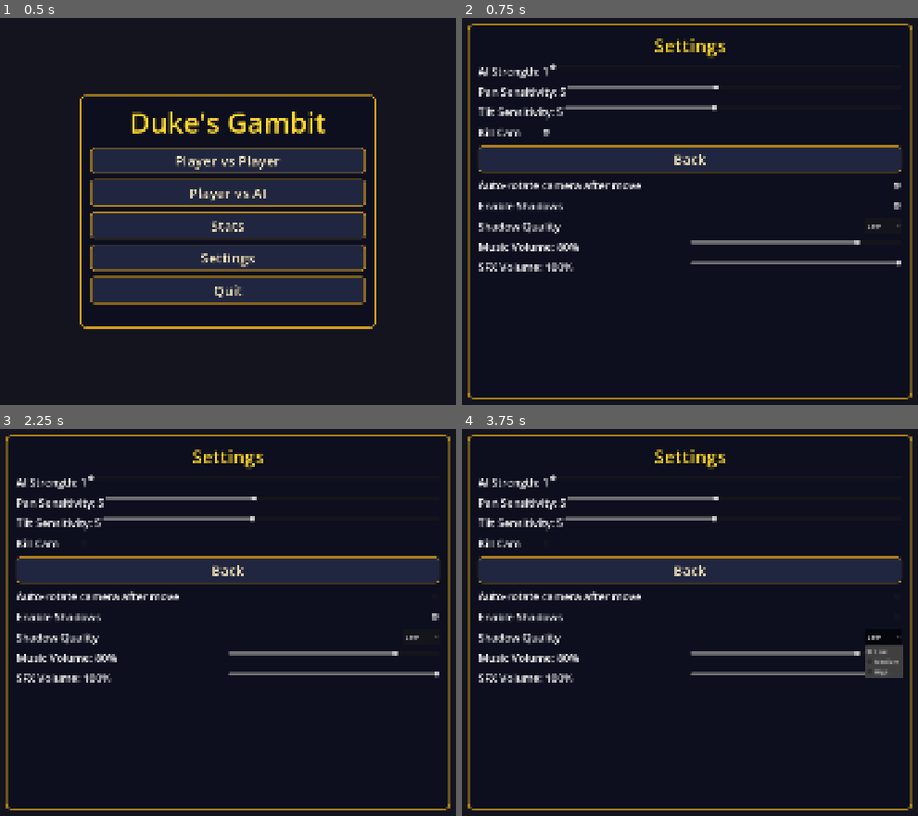
Above: before the commit, frames 1-4 (two rows, left to right).
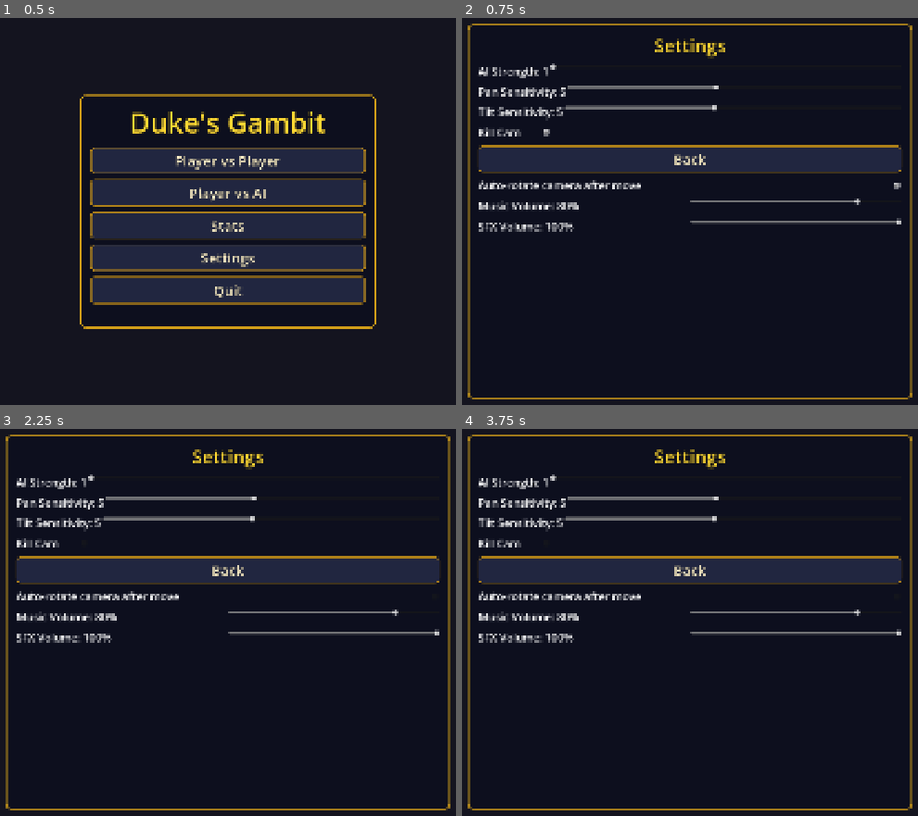
Above: after the commit, the same moments.

Repository: 0xMartin/Duke-s-Gambit
Game: Godot game, scene res://scenes/main_menu.tscn
Two runs of this game, one before a commit and one after it. Both use one fixed random seed, a clock stepped at 60 frames per second and the inputs below. A sky picture missing from this copy of the repository is replaced by a grey-blue gradient.
Inputs (mouse positions are in pixels of both pictures, inside the frame that each line leads up to):
- Up to frame 1 (0.5 s): no input
- Up to frame 2 (0.75 s): click "Settings" at 0.5 s
- Up to frame 3 (2.25 s): click (82, 545) at 1.25 s; click (433, 595) at 2 s
- Up to frame 4 (3.75 s): click (895, 618) at 2.77 s; click (881, 637) at 3.5 s, where only the run before the commit has a clickable "Low"

Frame 1 is identical in both runs. In frame 2, 2.9% of the frame differs, in the area x 3-97%, y 46-66%; in frame 3, 2.9%; in frame 4, 3.5%.

Commit message:
Remove shadow settings and related functionality from camera and UI scripts

Diff:
--- a/scripts/camera_config.gd
+++ b/scripts/camera_config.gd
@@ -11,8 +11,6 @@
 var tilt_sensitivity: int  = 5
 var kill_cam_enabled:       bool = true
 var face_player_after_move: bool = true
-var shadows_enabled:        bool = true
-var shadow_quality:         int  = 0  # 0=Low, 1=Medium, 2=High
 # 0–100 %; default: music slightly lower than SFX
 var music_volume: int = 80
 var sfx_volume:   int = 100
@@ -35,8 +33,6 @@
 		tilt_sensitivity = cfg.get_value("camera", "tilt_sensitivity", 5)
 		kill_cam_enabled       = cfg.get_value("camera", "kill_cam_enabled",       true)
 		face_player_after_move = cfg.get_value("camera", "face_player_after_move", true)
-		shadows_enabled        = cfg.get_value("camera", "shadows_enabled",        true)
-		shadow_quality         = cfg.get_value("camera", "shadow_quality",         0)
 		music_volume = cfg.get_value("audio",  "music_volume", 80)
 		sfx_volume   = cfg.get_value("audio",  "sfx_volume",   100)
 
@@ -47,8 +43,6 @@
 	cfg.set_value("camera", "tilt_sensitivity", tilt_sensitivity)
 	cfg.set_value("camera", "kill_cam_enabled",       kill_cam_enabled)
 	cfg.set_value("camera", "face_player_after_move", face_player_after_move)
-	cfg.set_value("camera", "shadows_enabled",        shadows_enabled)
-	cfg.set_value("camera", "shadow_quality",         shadow_quality)
 	cfg.set_value("audio",  "music_volume", music_volume)
 	cfg.set_value("audio",  "sfx_volume",   sfx_volume)
 	cfg.save(CONFIG_PATH)
--- a/scripts/game_controller.gd
+++ b/scripts/game_controller.gd
@@ -19,7 +19,6 @@
 @onready var _pieces:  Node3D      = get_node(pieces_root)
 @onready var _ui:      Control     = get_node(ui_root)
 @onready var _terrain: Node3D      = get_node_or_null("Terrain")
-@onready var _sun: DirectionalLight3D = get_node_or_null("DirectionalLight3D")
 
 var _hud: Node = null
 
@@ -81,7 +80,6 @@
 
 # ──────────────────────────────────────────────────────────────────────────
 func _ready() -> void:
-	_apply_graphics_settings()
 	if _terrain != null and _board != null:
 		# Keep authored Y/Z so terrain can be fine-tuned manually in game.tscn.
 		var bc := _board.board_center()
@@ -95,27 +93,6 @@
 	_sfx_select.volume_db = -10.0
 	add_child(_sfx_select)
 	MusicManager.play_game_music()
-
-func _apply_graphics_settings() -> void:
-	if _sun == null:
-		return
-	var cam_cfg: Node = get_node_or_null("/root/CameraConfig")
-	var shadows_enabled: bool = bool(cam_cfg.get("shadows_enabled")) if cam_cfg else true
-	var shadow_quality: int = int(cam_cfg.get("shadow_quality")) if cam_cfg else 0
-	_sun.shadow_enabled = shadows_enabled
-	if not shadows_enabled:
-		return
-
-	match clampi(shadow_quality, 0, 2):
-		0: # Low
-			_sun.directional_shadow_mode = 0
-			_sun.directional_shadow_max_distance = 40.0
-		1: # Medium
-			_sun.directional_shadow_mode = 1
-			_sun.directional_shadow_max_distance = 65.0
-		2: # High
-			_sun.directional_shadow_mode = 2
-			_sun.directional_shadow_max_distance = 95.0
 
 ## Called from MainMenu before adding this node to the scene tree.
 func setup(p1_name: String, p2_name: String,
--- a/scripts/pieces/base_piece.gd
+++ b/scripts/pieces/base_piece.gd
@@ -20,7 +20,6 @@
 @export var anim_walk:   String = "walk"
 @export var anim_attack: String = "attack"
 @export var anim_death:  String = "death"
-@export var cast_piece_shadows: bool = true
 
 ## Y-axis rotation offset (degrees) to align model's front with Godot's -Z axis.
 ## Blender exports typically have front = +Z in Godot, so 180 is the default.
@@ -305,24 +304,17 @@
 		_vfx_warmed_up = true
 		_prewarm_vfx()   # fire-and-forget coroutine — compiles shaders before first combat
 	_find_children()
-	_apply_shadow_cast(self)
+	_disable_shadow_cast(self)
 	_setup_animation_loops()
 	_apply_color()
 	_set_initial_facing()
 	_play(anim_idle)
 
-func _apply_shadow_cast(node: Node) -> void:
-	var cam_cfg: Node = get_node_or_null("/root/CameraConfig")
-	var shadows_enabled: bool = bool(cam_cfg.get("shadows_enabled")) if cam_cfg else false
-	var cast_enabled: bool = shadows_enabled and cast_piece_shadows
+func _disable_shadow_cast(node: Node) -> void:
 	if node is GeometryInstance3D:
-		(node as GeometryInstance3D).cast_shadow = (
-			GeometryInstance3D.SHADOW_CASTING_SETTING_ON
-			if cast_enabled
-			else GeometryInstance3D.SHADOW_CASTING_SETTING_OFF
-		)
+		(node as GeometryInstance3D).cast_shadow = GeometryInstance3D.SHADOW_CASTING_SETTING_OFF
 	for child in node.get_children():
-		_apply_shadow_cast(child)
+		_disable_shadow_cast(child)
 
 func _find_children() -> void:
 	# Recursive search so AnimationPlayer inside armature hierarchy is found.
--- a/scripts/ui/main_menu.gd
+++ b/scripts/ui/main_menu.gd
@@ -31,8 +31,6 @@
 var _save: Node = null
 var _stats_vbox:        VBoxContainer = null
 var _face_player_check: CheckBox      = null
-var _shadows_check:     CheckBox      = null
-var _shadow_quality_opt: OptionButton = null
 var _music_vol_slider:  HSlider       = null
 var _music_vol_label:   Label         = null
 var _sfx_vol_slider:    HSlider       = null
@@ -174,11 +172,6 @@
 		_kill_cam_check.button_pressed = cam_cfg.kill_cam_enabled
 		if _face_player_check:
 			_face_player_check.button_pressed = cam_cfg.get("face_player_after_move") != false
-		if _shadows_check:
-			_shadows_check.button_pressed = cam_cfg.get("shadows_enabled") != false
-		if _shadow_quality_opt:
-			var q: int = int(cam_cfg.get("shadow_quality"))
-			_shadow_quality_opt.select(clampi(q, 0, 2))
 		# Populate volume sliders without triggering callbacks
 		var mv: int = int(cam_cfg.get("music_volume"))
 		var sv: int = int(cam_cfg.get("sfx_volume"))
@@ -231,41 +224,8 @@
 	vbox.add_child(row)
 	_face_player_check.toggled.connect(_on_face_player_toggled)
 
-	var sh_row := HBoxContainer.new()
-	sh_row.name = "ShadowsRow"
-	var sh_lbl := Label.new()
-	sh_lbl.text = "Enable Shadows"
-	sh_lbl.add_theme_font_size_override("font_size", 28)
-	sh_lbl.size_flags_horizontal = Control.SIZE_EXPAND_FILL
-	_shadows_check = CheckBox.new()
-	_shadows_check.name = "ShadowsCheck"
-	var cam_cfg: Node = get_node_or_null("/root/CameraConfig")
-	_shadows_check.button_pressed = bool(cam_cfg.get("shadows_enabled")) if cam_cfg else true
-	sh_row.add_child(sh_lbl)
-	sh_row.add_child(_shadows_check)
-	vbox.add_child(sh_row)
-	_shadows_check.toggled.connect(_on_shadows_toggled)
-
-	var q_row := HBoxContainer.new()
-	q_row.name = "ShadowQualityRow"
-	var q_lbl := Label.new()
-	q_lbl.text = "Shadow Quality"
-	q_lbl.add_theme_font_size_override("font_size", 28)
-	q_lbl.size_flags_horizontal = Control.SIZE_EXPAND_FILL
-	_shadow_quality_opt = OptionButton.new()
-	_shadow_quality_opt.name = "ShadowQualityOption"
-	_shadow_quality_opt.add_item("Low", 0)
-	_shadow_quality_opt.add_item("Medium", 1)
-	_shadow_quality_opt.add_item("High", 2)
-	var init_q: int = int(cam_cfg.get("shadow_quality")) if cam_cfg else 0
-	_shadow_quality_opt.select(clampi(init_q, 0, 2))
-	q_row.add_child(q_lbl)
-	q_row.add_child(_shadow_quality_opt)
-	vbox.add_child(q_row)
-	_shadow_quality_opt.item_selected.connect(_on_shadow_quality_selected)
-
 	# ── Music Volume ─────────────────────────────────────────────────────
-	cam_cfg = get_node_or_null("/root/CameraConfig")
+	var cam_cfg: Node = get_node_or_null("/root/CameraConfig")
 	var init_mv: int = int(cam_cfg.get("music_volume")) if cam_cfg else 80
 	var init_sv: int = int(cam_cfg.get("sfx_volume"))   if cam_cfg else 100
 
@@ -314,17 +274,6 @@
 		cam_cfg.set("face_player_after_move", pressed)
 		cam_cfg.save_config()
 
-func _on_shadows_toggled(pressed: bool) -> void:
-	var cam_cfg: Node = get_node_or_null("/root/CameraConfig")
-	if cam_cfg:
-		cam_cfg.set("shadows_enabled", pressed)
-		cam_cfg.save_config()
-
-func _on_shadow_quality_selected(index: int) -> void:
-	var cam_cfg: Node = get_node_or_null("/root/CameraConfig")
-	if cam_cfg:
-		cam_cfg.set("shadow_quality", clampi(index, 0, 2))
-		cam_cfg.save_config()
 
 func _on_music_vol_changed(value: float) -> void:
 	var pct := int(value)
